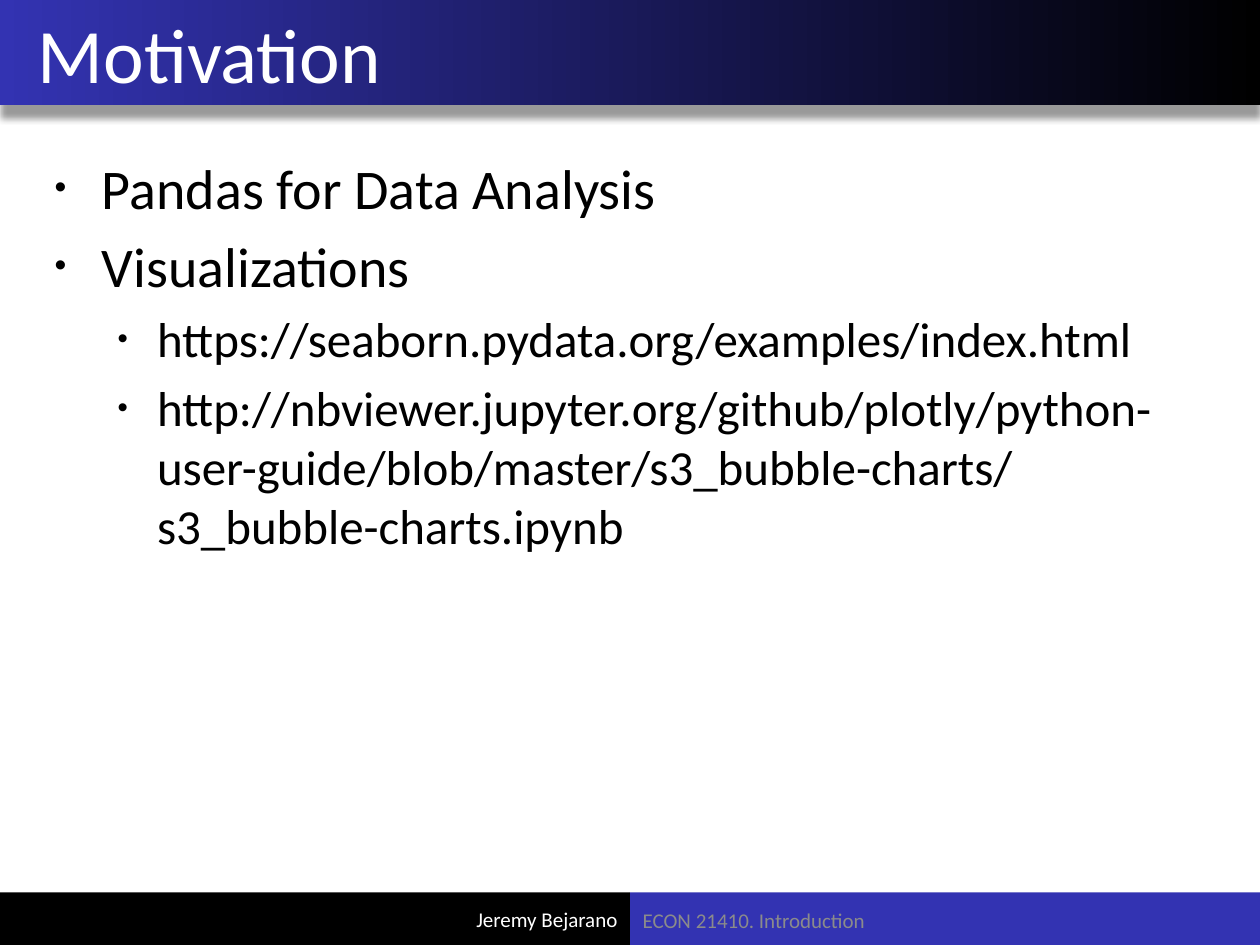
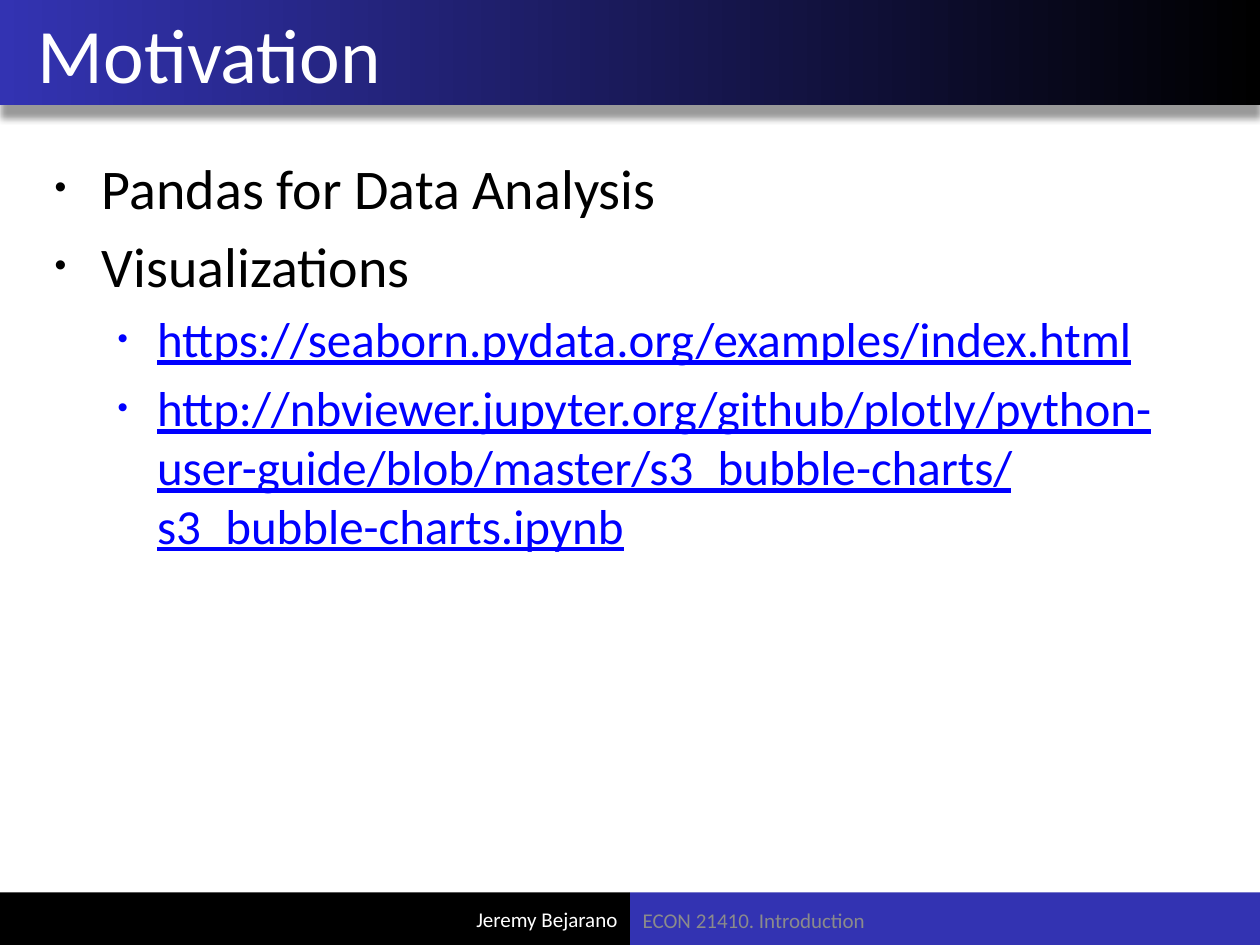
Before and after one commit to jmbejara/comp-econ-sp19, a slide deck: slide 11 of lectures/4-02_Introduction/introduction-to-class.pptx. Drawn at 1260x945 pixels with LibreOffice and Linux fonts; fonts in the diff are those of the drawing. Boxes give left, top, right and bottom in pixels: in the first picture for what was removed or moved away, otherwise in the second. Text is boxed around its words. In the diff, an @@ line names an element or a change of style, - is before the commit and + after.

```diff
--- a/lectures/4-02_Introduction/introduction-to-class.pptx
+++ b/lectures/4-02_Introduction/introduction-to-class.pptx
@@ text at [157, 323, 1151, 552]: text colour #000000 to #0000FF, underline on in "https://seaborn.pydata.org/examples/index.html", "http://nbviewer.jupyter.org/github/plotly/python-user-guide/ ..." @@
```
Also in this commit, not shown: 4 other slides changed, 1 other file.
